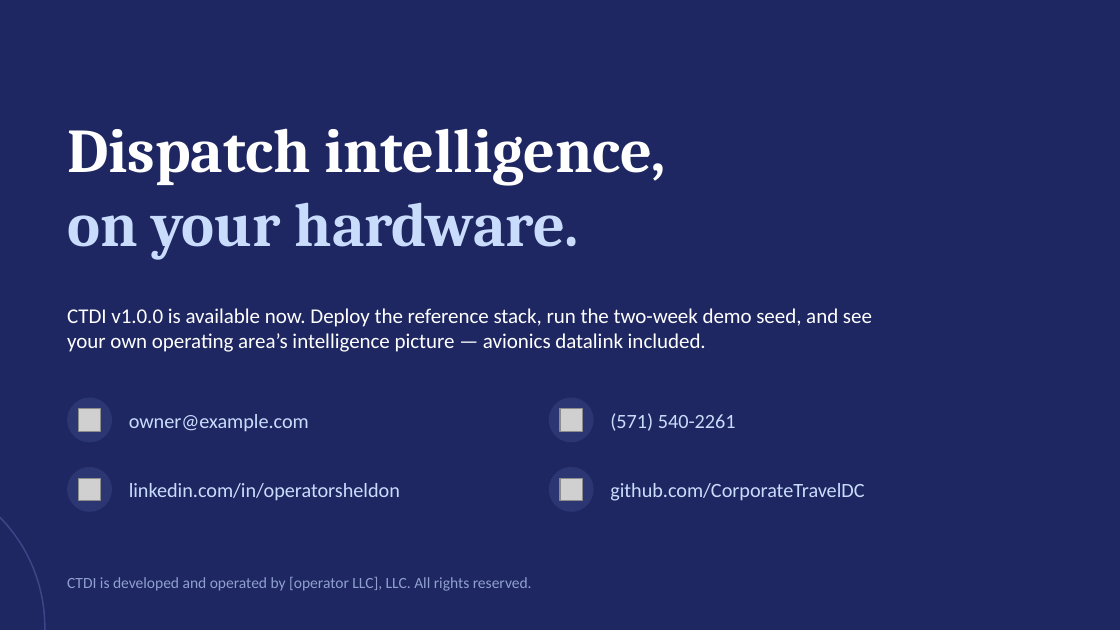
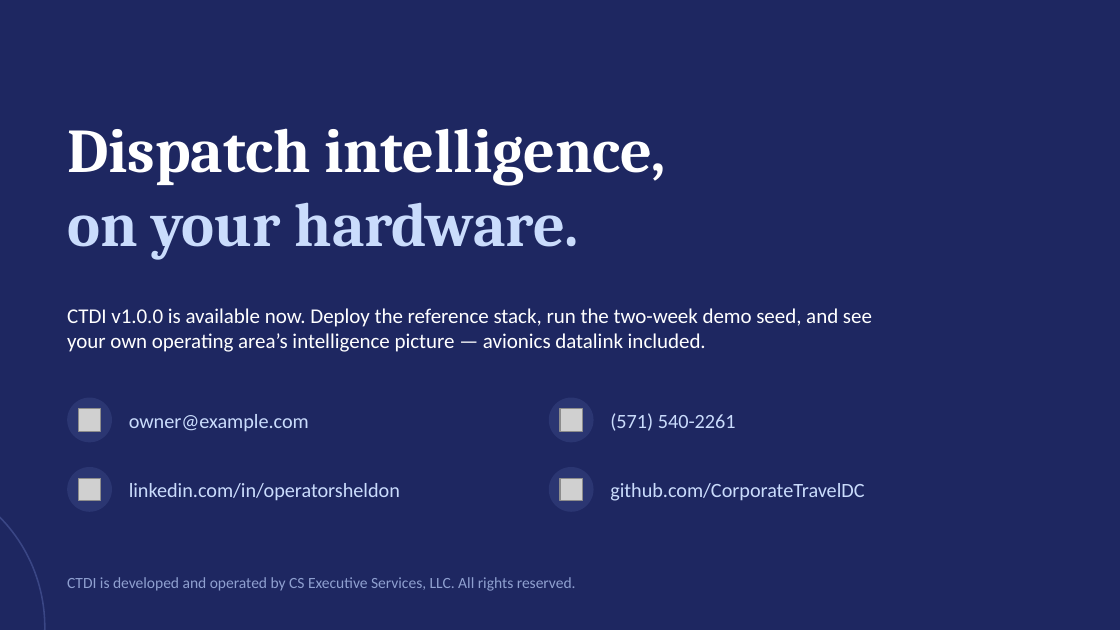
Before and after one commit to CorporateTravelDC/ctdi-dispatch, a slide deck: slide 16 of docs/CTDIPitchDeckv1.1.0.pptx. Drawn at 1120x630 pixels with LibreOffice and Linux fonts; fonts in the diff are those of the drawing; grey boxes stand for pictures. Boxes give left, top, right and bottom in pixels: in the first picture for what was removed or moved away, otherwise in the second. Text is boxed around its words. In the diff, an @@ line names an element or a change of style, - is before the commit and + after.

```diff
--- a/docs/CTDIPitchDeckv1.1.0.pptx
+++ b/docs/CTDIPitchDeckv1.1.0.pptx
@@ text at box(67, 577, 576, 591): text changed @@
-CTDI is developed and operated by [operator LLC], LLC. All rights reserved.
+CTDI is developed and operated by CS Executive Services, LLC. All rights reserved.
```
Also in this commit, not shown: 1 other slide changed, 53 other files.
